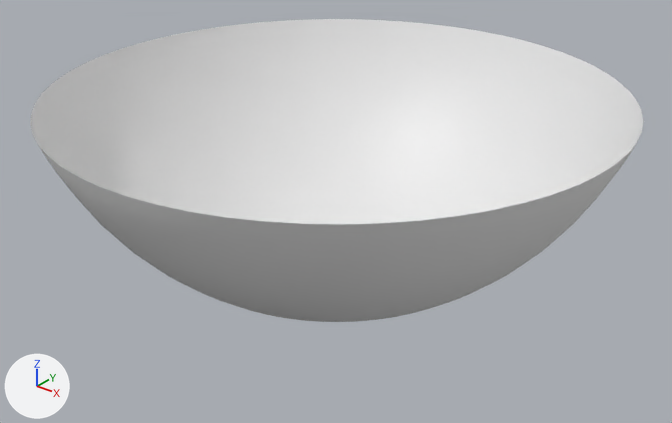
What one commit did to the OBJ model PadForge.App/3DModels/Switch2Pro/RightStickClick.obj.
One viewpoint serves both versions: a camera (50 mm lens) standing at (40.8, -27.6, 1.2) and looking at (17.4, 1.6, -16.9). The lights are fixed; the arrows at lower left show +X, +Y and +Z. The picture after the commit comes second. Where no turn or scale is listed for an object, it has been applied to the vertices.

Objects in the first picture: 'RightStickClick'.
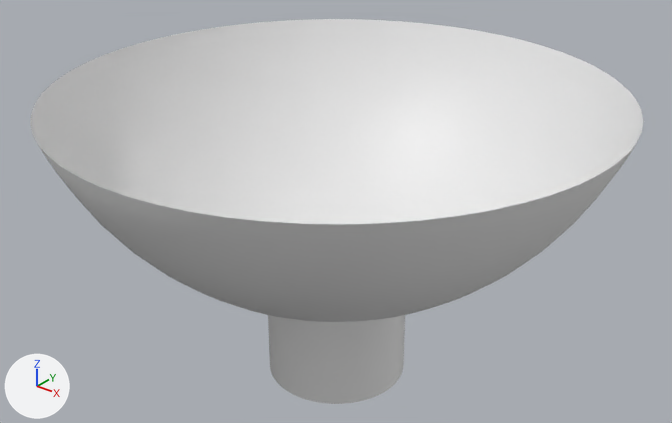
What differs and where, as boxes (x1, y1, x2, y2) in the pictures (672 x 423 px):
'RightStickClick', reshaped (27% taller): before (30, 19, 643, 322); after (30, 19, 643, 404)
part 1 of me_rightstickclick, added: after (268, 315, 405, 404)

The edits, one by one:
me_rightstickclick is used by ob_rightstickclick; location (0.0, 0.0, 0.0).
me_rightstickclick had 1088 vertices, 1024 faces and spanned x 5.6..29.9, y -11.0..13.4, z -20.4..-11.2.
me_rightstickclick now has 1280 vertices, 1216 faces and spans x 5.6..29.9, y -11.0..13.4, z -24.7..-11.2.
Part 1, on me_rightstickclick:
64 new vertices lie (0.0, 0.0, -1.8) away from vertices in x 14.5..20.9, y -2.0..4.4, z -20.4.
64 new vertices lie (0.0, 0.0, -1.8) away from vertices in x 14.5..20.9, y -2.0..4.4, z -22.2.
64 new vertices lie (0.0, 0.0, -0.7) away from vertices in x 14.5..20.9, y -2.0..4.4, z -24.0.
192 new faces join them.
